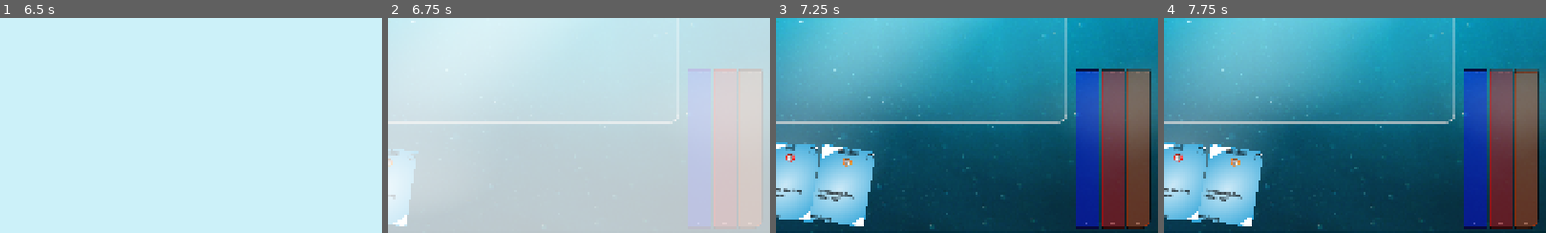
Above: before the commit, frames 1-4 (left to right).
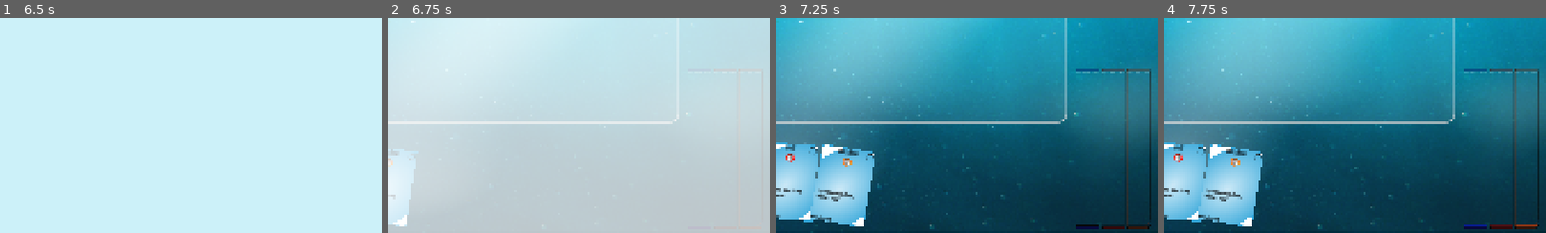
Above: after the commit, the same moments.

Repository: rosswolf/Tourbillon
Game: Godot game, scene res://src/scenes/main_menu.tscn
Same seed, same stepped clock (60 frames per second), same inputs: the game is played once before the commit and once after it. Sound files missing from this copy of the repository are replaced by a short silence.
Inputs (mouse positions are % of the whole screen's width and height, from its top left):
- Up to frame 1 (6.5 s): click "Play" at 0.5 s; move the mouse to (72, 45) at 1.27 s; click (72, 45) at 1.42 s; tap Enter at 2, 3.5, 5 s; drag from (30, 55) to (45, 70) at 2.02 s; tap Space at 2.75, 4.25, 5.75 s; move the mouse to (60, 28) at 2.77 s; click (60, 28) at 2.92 s; drag from (45, 70) to (20, 35) at 3.52 s; move the mouse to (80, 65) at 4.27 s; click (80, 65) at 4.42 s; drag from (20, 35) to (35, 25) at 5.02 s; move the mouse to (55, 50) at 5.77 s; click (55, 50) at 5.92 s
- Up to frame 2 (6.75 s): drag from (35, 25) to (30, 55) at 6.52 s
- Up to frame 3 (7.25 s): no input
- Up to frame 4 (7.75 s): click (15, 13) at 7.25 s
The pictures show only the part of the screen within x 50-100%, y 50-100%; the shares and areas given below are measured in that part.

Frame 1 is identical in both runs. In frame 2, 0.4% of the frame differs, in the area x 81-98%, y 24-97%; in frame 3, 13%, in the area x 78-99%, y 23-99%; in frame 4, 13%.

Commit message:
flipping meters

Diff:
--- a/elastic-app/app/src/scenes/game.gd
+++ b/elastic-app/app/src/scenes/game.gd
@@ -9,7 +9,7 @@
 @onready var targeting_icon: TargetingIcon = \
 	$Background/MainVBoxContainer/BotHBoxContainer/UIVBoxContainer/HBoxContainer/VBoxContainer/TargetingPanelContainer/GenericTargetingIcon
 
-var meters: Dictionary[Air.AirColor, AirMeter] = {}
+var meters: Dictionary[Air.AirColor, AirMeter2] = {}
 
 func _ready() -> void:
 
--- a/elastic-app/app/src/scenes/game.tscn
+++ b/elastic-app/app/src/scenes/game.tscn
@@ -12,6 +12,7 @@
 [ext_resource type="Shader" uid="uid://dktsayggtgauf" path="res://src/scenes/water_effect.gdshader" id="9_h2mn8"]
 [ext_resource type="PackedScene" uid="uid://cka5aovpfoi80" path="res://src/scenes/ui/click_and_drag/click_and_drag.tscn" id="10_6e0h8"]
 [ext_resource type="PackedScene" uid="uid://dckcqckqo0abj" path="res://src/scenes/ui/hud/HUD.tscn" id="10_bd8mh"]
+[ext_resource type="PackedScene" uid="uid://dqunn5rh4414l" path="res://src/scenes/ui/resources/air_meter2.tscn" id="10_tnd0m"]
 
 [sub_resource type="StyleBoxEmpty" id="StyleBoxEmpty_gh3at"]
 
@@ -195,13 +196,20 @@
 layout_mode = 2
 theme_override_styles/panel = SubResource("StyleBoxEmpty_flib5")
 
-[node name="BlueAirMeter" parent="Background/HBoxContainer/VBoxContainer/HBoxContainer2/MarginContainer/PanelContainer" instance=ExtResource("8_bd8mh")]
-unique_name_in_owner = true
+[node name="BlueAirMeterOld" parent="Background/HBoxContainer/VBoxContainer/HBoxContainer2/MarginContainer/PanelContainer" instance=ExtResource("8_bd8mh")]
+unique_name_in_owner = true
+visible = false
 custom_minimum_size = Vector2(60, 400)
 layout_mode = 2
 air_color = 3
 default_timer_max = 300.0
 
+[node name="AirMeter2" parent="Background/HBoxContainer/VBoxContainer/HBoxContainer2/MarginContainer/PanelContainer" instance=ExtResource("10_tnd0m")]
+custom_minimum_size = Vector2(60, 400)
+layout_mode = 2
+air_color = 3
+default_timer_max = 60.0
+
 [node name="MarginContainer2" type="MarginContainer" parent="Background/HBoxContainer/VBoxContainer/HBoxContainer2"]
 layout_mode = 2
 theme_override_constants/margin_bottom = 15
@@ -210,13 +218,21 @@
 layout_mode = 2
 theme_override_styles/panel = SubResource("StyleBoxEmpty_flib5")
 
-[node name="RedAirMeter" parent="Background/HBoxContainer/VBoxContainer/HBoxContainer2/MarginContainer2/PanelContainer" instance=ExtResource("8_bd8mh")]
-unique_name_in_owner = true
+[node name="RedAirMeterOld" parent="Background/HBoxContainer/VBoxContainer/HBoxContainer2/MarginContainer2/PanelContainer" instance=ExtResource("8_bd8mh")]
+unique_name_in_owner = true
+visible = false
 custom_minimum_size = Vector2(60, 400)
 layout_mode = 2
 air_color = 1
 default_timer_max = 120.0
 
+[node name="RedAirMeter" parent="Background/HBoxContainer/VBoxContainer/HBoxContainer2/MarginContainer2/PanelContainer" instance=ExtResource("10_tnd0m")]
+unique_name_in_owner = true
+custom_minimum_size = Vector2(60, 400)
+layout_mode = 2
+air_color = 1
+default_timer_max = 90.0
+
 [node name="MarginContainer3" type="MarginContainer" parent="Background/HBoxContainer/VBoxContainer/HBoxContainer2"]
 layout_mode = 2
 theme_override_constants/margin_right = 15
@@ -226,14 +242,23 @@
 layout_mode = 2
 theme_override_styles/panel = SubResource("StyleBoxEmpty_flib5")
 
-[node name="OrangeAirMeter" parent="Background/HBoxContainer/VBoxContainer/HBoxContainer2/MarginContainer3/PanelContainer" instance=ExtResource("8_bd8mh")]
-unique_name_in_owner = true
+[node name="OrangeAirMeterOld" parent="Background/HBoxContainer/VBoxContainer/HBoxContainer2/MarginContainer3/PanelContainer" instance=ExtResource("8_bd8mh")]
+unique_name_in_owner = true
+visible = false
 custom_minimum_size = Vector2(60, 400)
 layout_mode = 2
 rightmost_style = true
 air_color = 2
 default_timer_max = 75.0
 
+[node name="OrangeAirMeter" parent="Background/HBoxContainer/VBoxContainer/HBoxContainer2/MarginContainer3/PanelContainer" instance=ExtResource("10_tnd0m")]
+unique_name_in_owner = true
+custom_minimum_size = Vector2(60, 400)
+layout_mode = 2
+rightmost_style = true
+air_color = 2
+default_timer_max = 75.0
+
 [node name="ClickAndDrag" parent="." instance=ExtResource("10_6e0h8")]
 
 [node name="HUD" parent="." instance=ExtResource("10_bd8mh")]
--- a/elastic-app/app/src/scenes/ui/resources/air_meter2.tscn
+++ b/elastic-app/app/src/scenes/ui/resources/air_meter2.tscn
@@ -38,6 +38,7 @@
 corner_radius_bottom_left = 2
 
 [node name="AirMeter2" type="Control"]
+custom_minimum_size = Vector2(20, 70)
 layout_mode = 3
 anchors_preset = 15
 anchor_right = 1.0
--- a/elastic-app/app/src/scenes/ui/resources/air_meter_2.gd
+++ b/elastic-app/app/src/scenes/ui/resources/air_meter_2.gd
@@ -21,12 +21,14 @@
 	set(value):
 		__timer_max = max(1.0, value)
 
-var time_remaining: float:
-	get:
-		return timer.time_left
+# Time elapsed since start (rises from 0 to timer_max)
+var time_elapsed: float:
+	get:
+		return timer_max - timer.time_left
 	set(value):
-		var new_value = min(timer_max, value)
-		timer.start(new_value)
+		var clamped_value = clamp(value, 0, timer_max)
+		var new_time_left = timer_max - clamped_value
+		timer.start(new_time_left)
 
 var __max_energy: float = 1.0
 var max_energy: float:
@@ -35,18 +37,25 @@
 	set(value):
 		__max_energy = max(1.0, value)
 
-# Core relationship: time is primary, units derive from time
+# Core relationship: time is primary, units derive from time (now based on elapsed time)
 var current_energy: float:
 	get:
-		return (time_remaining / timer_max) * max_energy
-
+		return (time_elapsed / timer_max) * max_energy
+
+# Time remaining until game over
+var time_remaining: float:
+	get:
+		return timer.time_left
 
 func _ready():
 	timer_max = default_timer_max
 	max_energy = default_max_energy
+
+	# Start the timer with full time (it will count down to 0, meaning time_elapsed goes up)
 	timer.timeout.connect(_on_timer_timeout)
 	timer.start(timer_max)
-	progress_bar.value = pct(timer.time_left, timer_max)
+
+	# Connect to global signals
 	GlobalSignals.core_time_replenished.connect(__on_time_replenished)
 	GlobalSignals.core_time_set.connect(__on_time_set)
 
@@ -77,9 +86,7 @@
 		fill_style.corner_radius_bottom_right = 22
 		progress_bar.add_theme_stylebox_override("fill", fill_style)
 
-
-
-
+# Signal handlers - replenish adds more energy (pushes meter up)
 func __on_energy_replenished(target_color: Air.AirColor, amount: float):
 	if target_color == air_color:
 		add_energy_capped(amount)
@@ -98,12 +105,14 @@
 
 func __on_time_replenished(target_color: Air.AirColor, amount: float):
 	if target_color == air_color:
-		time_remaining = time_remaining + amount
+		# Reduce time left in timer (increase elapsed time = more energy)
+		var new_time_left = max(0, timer.time_left - amount)
+		timer.start(new_time_left)
 
 func __on_time_set(target_color: Air.AirColor, amount: float):
 	if target_color == air_color:
-		time_remaining = amount
-
+		# Set specific elapsed time
+		time_elapsed = amount
 
 func __on_max_time_added(target_color: Air.AirColor, amount: float):
 	if target_color == air_color:
@@ -113,39 +122,56 @@
 	if target_color == air_color:
 		set_max_time(amount)
 
-# Add units (converts to time and adds it)
+# Add units (converts to time and increases elapsed time - more energy for player to manage)
 func add_energy_capped(amount: float):
 	var time_per_unit: float = timer_max / max_energy
-	var time_to_add: float = amount * time_per_unit
-	time_remaining = time_remaining + time_to_add
-
-# Spend units (converts to time and removes it)
+	var time_to_advance: float = amount * time_per_unit
+	var new_time_left = max(0, timer.time_left - time_to_advance)
+	timer.start(new_time_left)
+
+# Set energy level (converts to elapsed time and restarts timer)
 func set_energy_capped(amount: float):
 	var time_per_unit: float = timer_max / max_energy
-	var new_time: float = amount * time_per_unit
-	time_remaining = max(0, new_time)
+	var target_elapsed_time: float = clamp(amount * time_per_unit, 0, timer_max)
+	var target_time_left: float = timer_max - target_elapsed_time
+	timer.start(target_time_left)
+
+# Spend energy (reduces elapsed time - moves meter down)
+func spend_energy(amount: float):
+	var time_per_unit: float = timer_max / max_energy
+	var time_to_reduce: float = amount * time_per_unit
+	var new_time_left = min(timer_max, timer.time_left + time_to_reduce)
+	timer.start(new_time_left)
 
 func add_max_energy(amount: float):
-	var current_time_proportion: float = time_remaining / timer_max
+	var current_energy_amount: float = current_energy
 	max_energy += amount
-	# Keep the same time proportion, energy will adjust automatically
-	time_remaining = current_time_proportion * timer_max
+	# Keep the same energy amount (feels good when capacity increases)
+	set_energy_capped(current_energy_amount)
 
 func set_max_energy(new_max: float):
-	var current_time_proportion: float = time_remaining / timer_max
+	var current_energy_amount: float = current_energy
 	max_energy = new_max
-	# Keep the same time proportion, energy will adjust automatically
-	time_remaining = current_time_proportion * timer_max
+	# Keep the same energy amount
+	set_energy_capped(current_energy_amount)
 
 func add_max_time(amount: float):
-	var current_time_proportion: float = time_remaining / timer_max
+	var current_energy_amount: float = current_energy
 	timer_max = timer_max + amount
-	time_remaining = current_time_proportion * timer_max
+	# Keep the same energy amount (feels good when capacity increases)
+	set_energy_capped(current_energy_amount)
+
+func remove_max_time(amount: float):
+	var current_energy_amount: float = current_energy
+	timer_max = max(1.0, timer_max - amount)  # Don't let it go below 1
+	# Keep the same energy amount (makes capacity decreases feel bad, as intended)
+	set_energy_capped(current_energy_amount)
 
 func set_max_time(amount: float):
-	var current_time_proportion: float = time_remaining / timer_max
+	var current_energy_amount: float = current_energy
 	timer_max = amount
-	time_remaining = current_time_proportion * timer_max
+	# Keep the same energy amount
+	set_energy_capped(current_energy_amount)
 
 func pct(numerator: float, denominator: float):
 	if denominator <= 0.001:
@@ -154,11 +180,12 @@
 		return 100.0 * numerator / denominator
 
 func start():
-	timer.start()
+	timer.start(timer_max)
 
 func _process(delta):
-	progress_bar.value = pct(timer.time_left, timer_max)
-	label.text = render_label(timer.time_left)
+	# Display based on elapsed time (how full the meter is)
+	progress_bar.value = pct(time_elapsed, timer_max)
+	label.text = render_label(time_elapsed)
 	max_label.text = render_label(timer_max)
 	units_display.text = str(render_units_display_string(get_whole_remaining_units()))
 
@@ -170,14 +197,15 @@
 	else:
 		return ">10"
 
-func render_label(time_left: float):
-	var minute: int = time_left / 60
-	var second: int = fmod(time_left, 60)
-	var centisecond: int = int(fmod(time_left, 1.0) * 100)
+func render_label(time_value: float):
+	var minute: int = time_value / 60
+	var second: int = fmod(time_value, 60)
+	var centisecond: int = int(fmod(time_value, 1.0) * 100)
 	return str(minute) + ":" + "%02X" % second + "." + "%02X" % centisecond
 
 func get_whole_remaining_units():
 	return int(floor(current_energy))
 
+# Game over when timer reaches 0 (meter is full)
 func _on_timer_timeout():
 	GlobalGameManager.end_game()
--- a/elastic-app/app/src/scenes/ui/ui_controller.gd
+++ b/elastic-app/app/src/scenes/ui/ui_controller.gd
@@ -1,3 +1,3 @@
 extends Node
 
-@export var meters: Dictionary[Air.AirColor, AirMeter]
+@export var meters: Dictionary[Air.AirColor, AirMeter2]
Not shown: 1 places in elastic-app/app/src/scenes/game.tscn that only renumber resources
